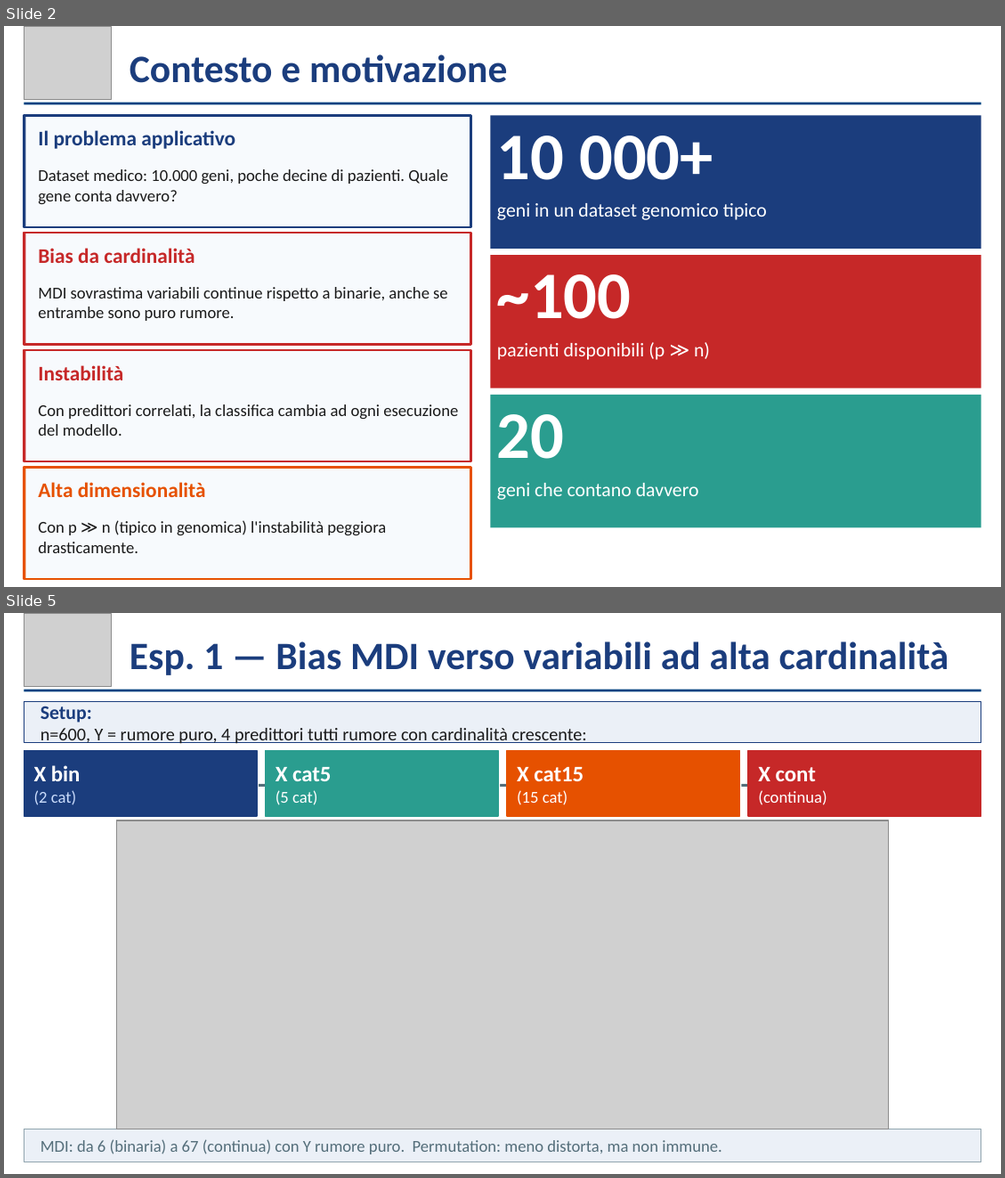
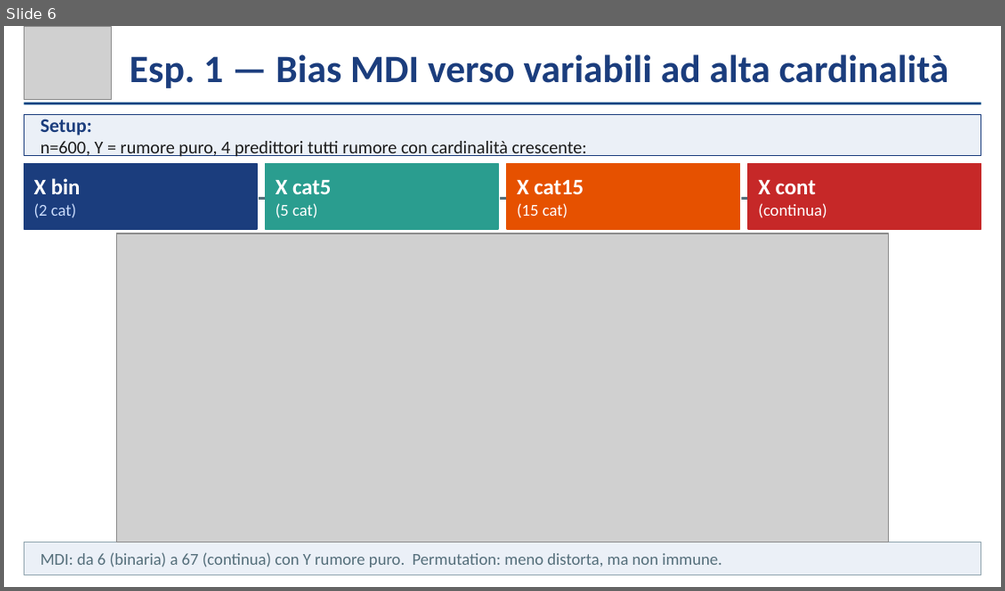
Before and after one commit to Eros-Pinzani/Statistical-Learning, a slide deck: ContestSL/Presentazione_Contest.pptx. Shown one above the other, each under a label of ours: slides 2 and 5 before the commit, slide 6 after it; the slides between them are not shown. The pictures are 1005x1178 and 1005x591 pixels, drawn with LibreOffice and Linux fonts; fonts in the diff are those of the drawing; grey boxes stand for pictures. Boxes give left, top, right and bottom in pixels: in the first picture for what was removed or moved away, otherwise in the second. Text is boxed around its words. In the diff, an @@ line names an element or a change of style, - is before the commit and + after.

```diff
--- a/ContestSL/Presentazione_Contest.pptx
+++ b/ContestSL/Presentazione_Contest.pptx
@@ slide 2 removed at [4,26,1001,587], background #FFFFFF @@
@@ picture removed at [24,26,112,99] @@
@@ text removed at [129,54,507,83] @@
-Contesto e motivazione
@@ rectangle removed at [24,103,981,104] @@
@@ rectangle removed at [24,116,470,227] @@
@@ rectangle removed at [24,116,26,227] @@
@@ text removed at [38,130,235,149] @@
-Il problema applicativo
@@ rectangle removed at [491,116,981,248] @@
@@ text removed at [497,135,712,180] @@
-10 000+
@@ text removed at [38,169,448,204] @@
-Dataset medico: 10.000 geni, poche decine di pazienti. Quale gene conta davvero?
@@ text removed at [497,203,767,220] @@
-geni in un dataset genomico tipico
@@ rectangle removed at [24,232,470,344] @@
@@ rectangle removed at [24,232,26,344] @@
@@ text removed at [38,248,194,263] @@
-Bias da cardinalità
@@ rectangle removed at [491,256,981,388] @@
@@ text removed at [38,287,448,321] @@
-MDI sovrastima variabili continue rispetto a binarie, anche se entrambe sono puro rumore.
@@ text removed at [497,274,631,319] @@
-~100
@@ text removed at [497,342,710,360] @@
-pazienti disponibili (p ≫ n)
@@ rectangle removed at [24,350,470,461] @@
@@ rectangle removed at [24,350,26,461] @@
@@ text removed at [38,365,123,380] @@
-Instabilità
@@ rectangle removed at [491,394,981,527] @@
@@ text removed at [38,404,458,435] @@
-Con predittori correlati, la classifica cambia ad ogni esecuzione del modello.
@@ text removed at [497,414,565,459] @@
-20
@@ rectangle removed at [24,467,470,578] @@
@@ rectangle removed at [24,467,26,578] @@
@@ text removed at [38,482,206,497] @@
-Alta dimensionalità
@@ text removed at [497,483,699,499] @@
-geni che contano davvero
@@ text removed at [38,520,386,553] @@
-Con p ≫ n (tipico in genomica) l'instabilità peggiora drasticamente.
@@ what was slide 5 is now slide 6 @@
```
Also in this commit, not shown: 2 slides changed, 3 slides added, 1 other slide removed.
